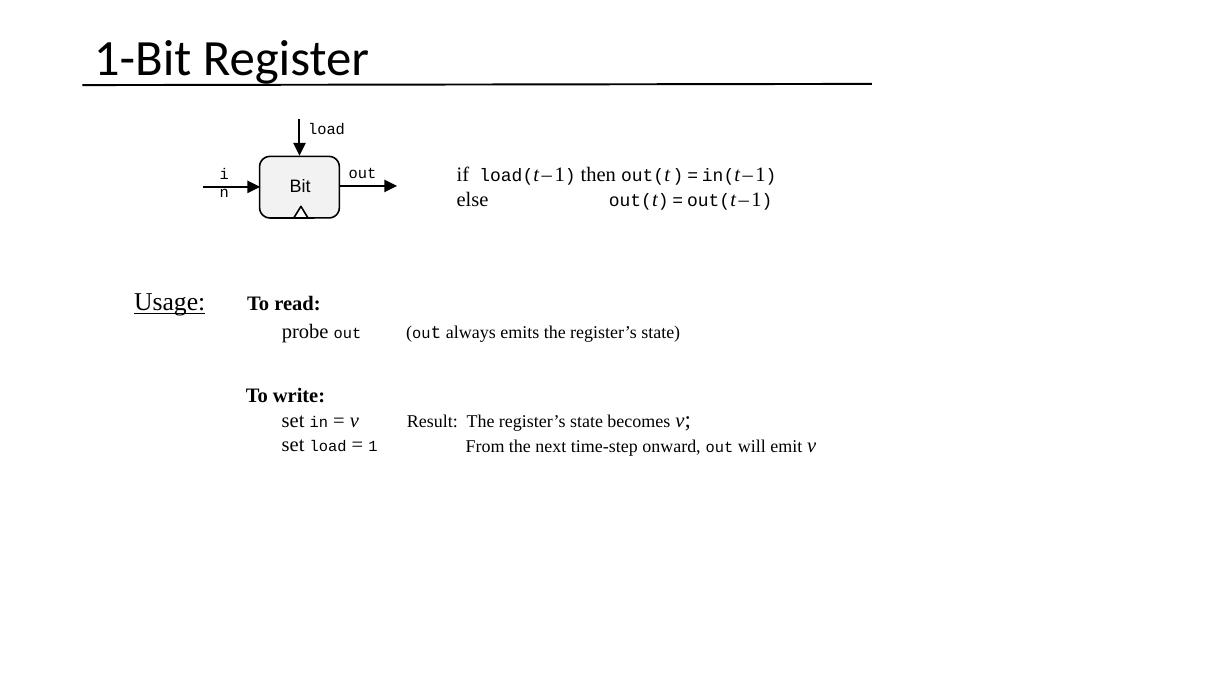
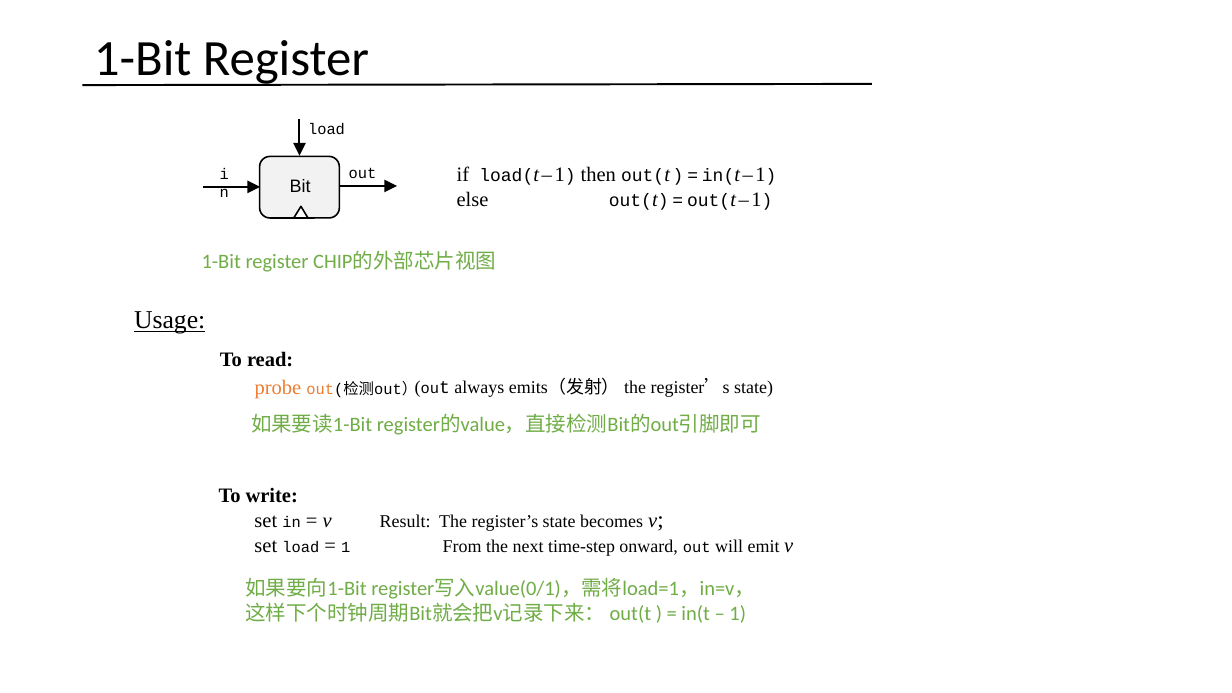
Before and after one commit to vcboy1/Leeds, a slide deck: slide 49 of 26fall/1860/Lecture/Week1.7/Lec 1.7.2 Sequential logic.pptx (slide 44 before the commit). Drawn at 1232x693 pixels with LibreOffice and Linux fonts; fonts in the diff are those of the drawing. Boxes give left, top, right and bottom in pixels: in the first picture for what was removed or moved away, otherwise in the second. Text is boxed around its words. In the diff, an @@ line names an element or a change of style, - is before the commit and + after.

```diff
--- a/26fall/1860/Lecture/Week1.7/Lec 1.7.2 Sequential logic.pptx
+++ b/26fall/1860/Lecture/Week1.7/Lec 1.7.2 Sequential logic.pptx
@@ text added at (202,251,496,272), 16 pt, text #70AD47 @@
+1-Bit register CHIP的外部芯片视图
@@ text "Usage:": place and size @@
-text "Usage:" at (134,293,205,316)
+text "Usage:" at (134,311,205,334)
@@ text "To read:": place and size @@
-text "To read:" at (247,295,362,343)
+text "To read:" at (220,351,417,399)
@@ rounded speech box "(out always emits（发射） the register’s ...": place and size @@
-rounded speech box "(out always emits（发射） the register’s ..." at (384,297,730,366)
+rounded speech box "(out always emits（发射） the register’s ..." at (393,352,823,421)
@@ text at (255,379,417,399): text changed; size 16 to 12 pt; font Times New Roman to Courier New; text colour #000000 to #ED7D31 @@
-probe out
+probe out(检测out）
@@ text in rounded speech box at (454,380,773,397): text changed @@
-(out always emits the register’s state)
+(out always emits（发射） the register’s state)
@@ text added at (251,413,761,435), 16 pt, text #70AD47 @@
+如果要读1-Bit register的value，直接检测Bit的out引脚即可
@@ text "To write:": place and size @@
-text "To write:" at (246,387,377,452)
+text "To write:" at (219,487,350,553)
@@ rounded speech box "Result: The register’s state becomes ...": place and size @@
-rounded speech box "Result: The register’s state becomes ..." at (384,387,832,474)
+rounded speech box "Result: The register’s state becomes ..." at (358,487,805,574)
@@ text added at (245,578,755,623), 16 pt, text #70AD47 @@
+如果要向1-Bit register写入value(0/1)，需将load=1，in=v，
+这样下个时钟周期Bit就会把v记录下来： out(t ) = in(t – 1)
```
Also in this commit, not shown: 31 other slides changed, 8 slides added, 4 slides removed, 4 other files.
